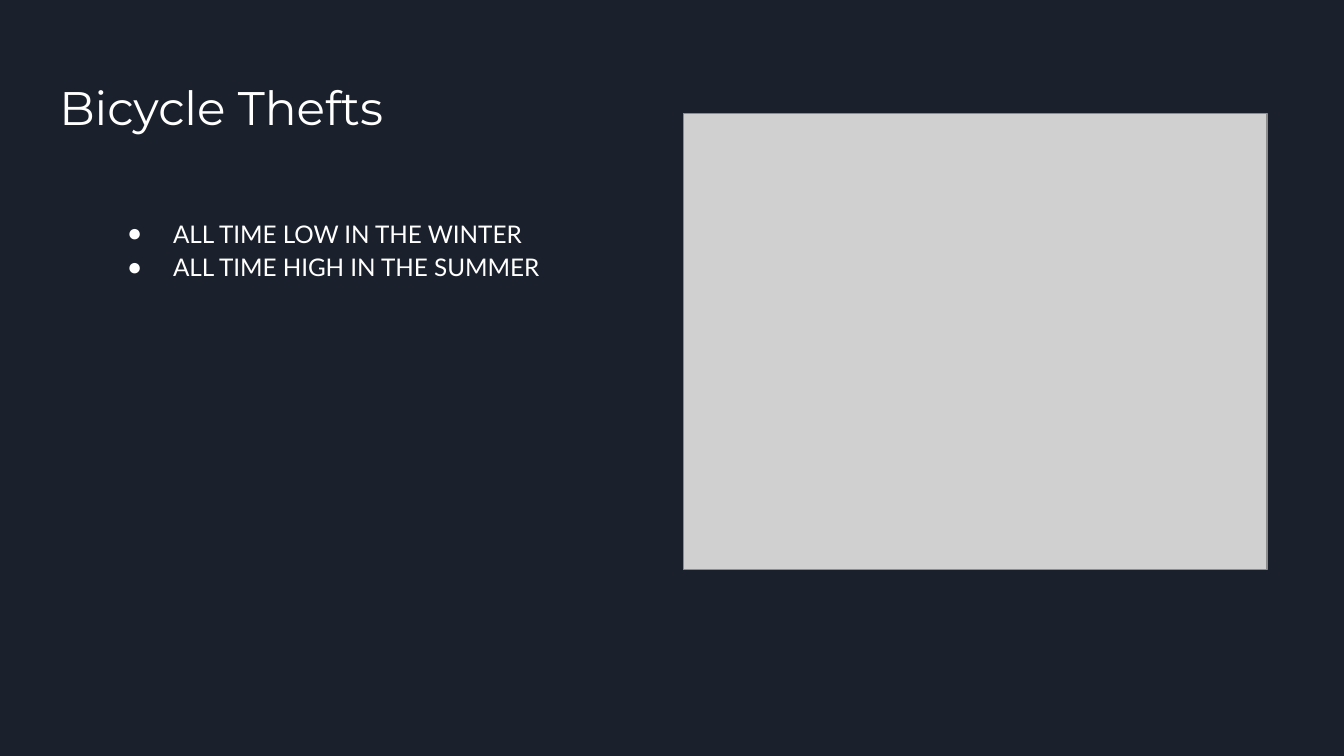
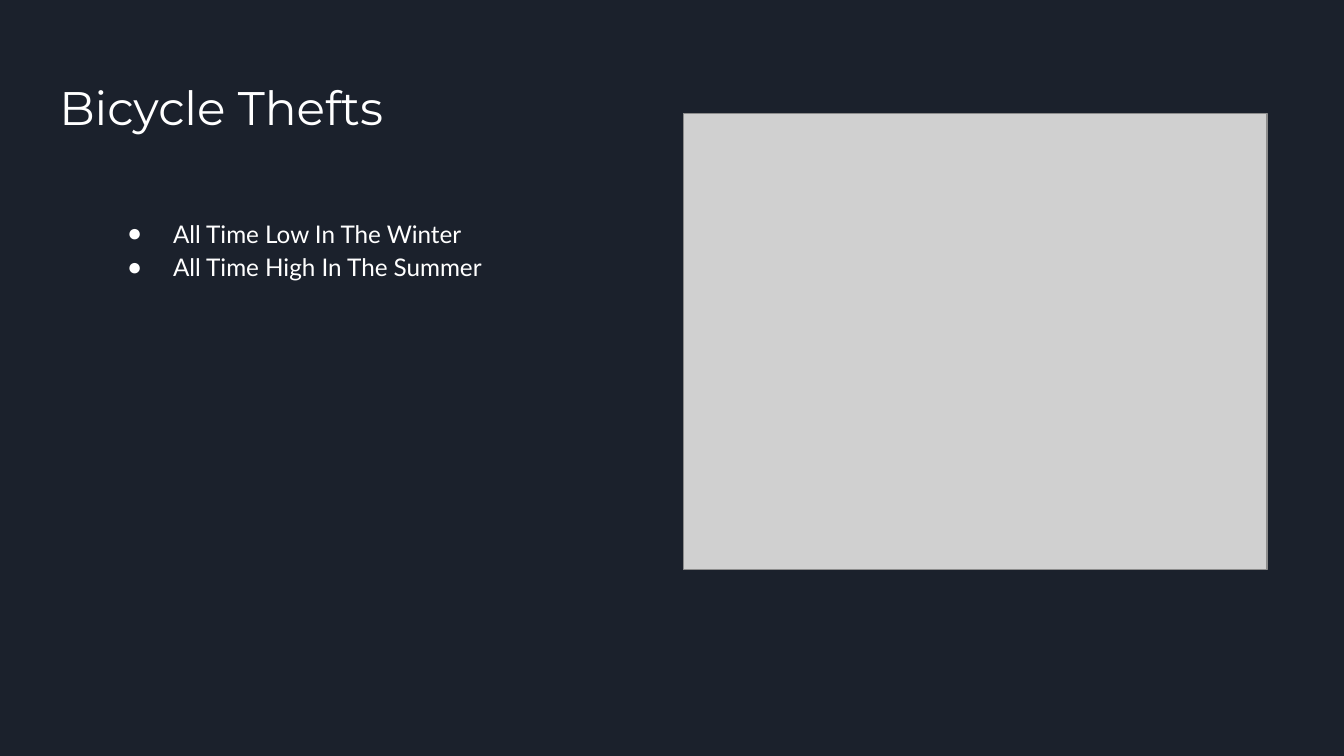
Before and after one commit to oddtexan/Project-1, a slide deck: slide 7 of Project 1 Presentation Final.pptx. Drawn at 1344x756 pixels with LibreOffice and Linux fonts; fonts in the diff are those of the drawing; grey boxes stand for pictures. Boxes give left, top, right and bottom in pixels: in the first picture for what was removed or moved away, otherwise in the second. Text is boxed around its words. In the diff, an @@ line names an element or a change of style, - is before the commit and + after.

```diff
--- a/Project 1 Presentation Final.pptx
+++ b/Project 1 Presentation Final.pptx
@@ text at bbox=[173, 225, 482, 281]: text changed @@
-● ALL TIME LOW IN THE WINTER
-● ALL TIME HIGH IN THE SUMMER
+● All Time Low In The Winter
+● All Time High In The Summer
```
Also in this commit, not shown: 6 other slides changed, 1 other file.
